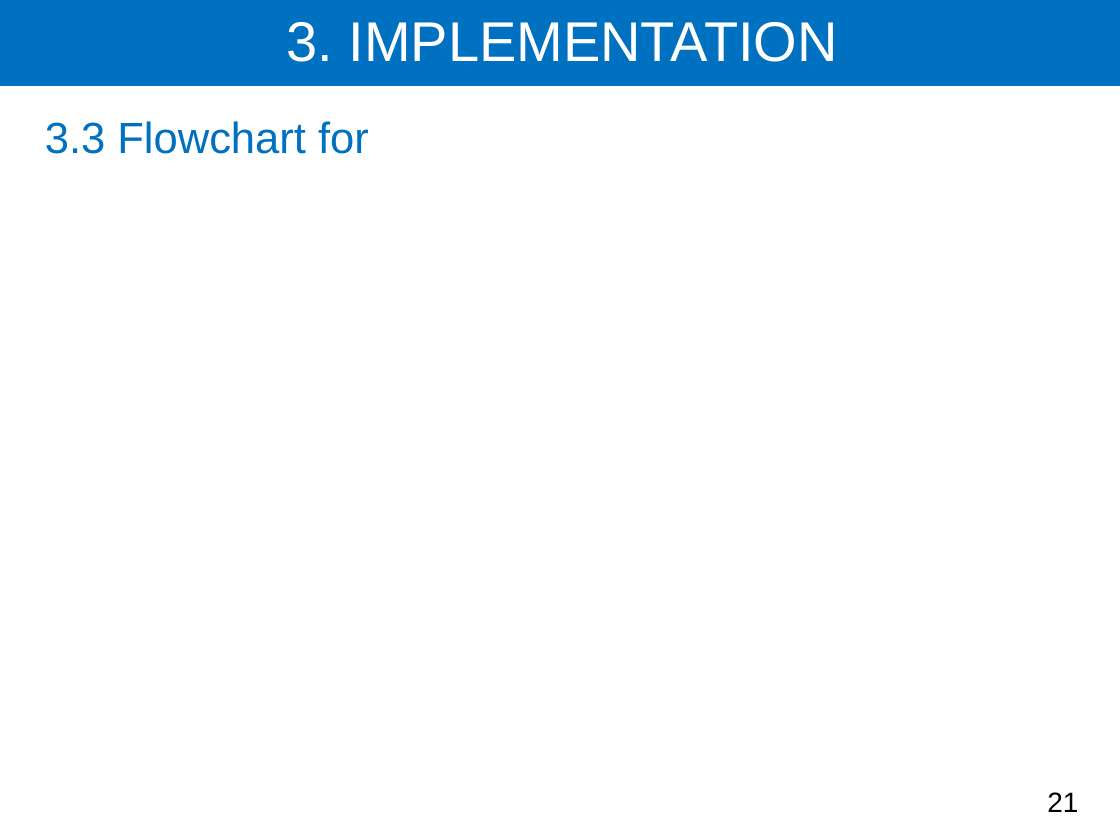
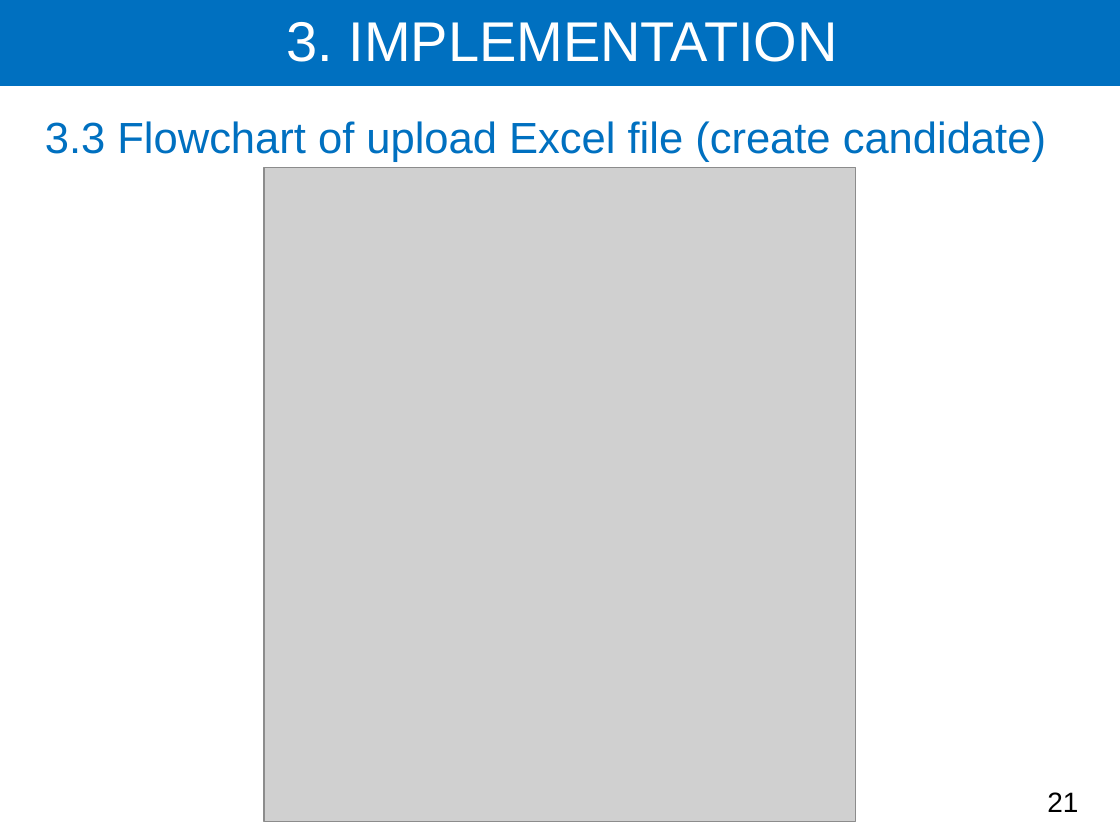
Before and after one commit to Ravit27-N/report-year-5, a slide deck: slide 21 of Slide year5/Hun Ravit slide present.pptx. Drawn at 1120x840 pixels with LibreOffice and Linux fonts; fonts in the diff are those of the drawing; grey boxes stand for pictures. Boxes give left, top, right and bottom in pixels: in the first picture for what was removed or moved away, otherwise in the second. Text is boxed around its words. In the diff, an @@ line names an element or a change of style, - is before the commit and + after.

```diff
--- a/Slide year5/Hun Ravit slide present.pptx
+++ b/Slide year5/Hun Ravit slide present.pptx
@@ text at <box>45,121,1046,162</box>: text changed @@
-3.3 Flowchart for
+3.3 Flowchart of upload Excel file (create candidate)
@@ picture added at <box>264,168,857,822</box> @@
```
Also in this commit, not shown: 11 other slides changed.
